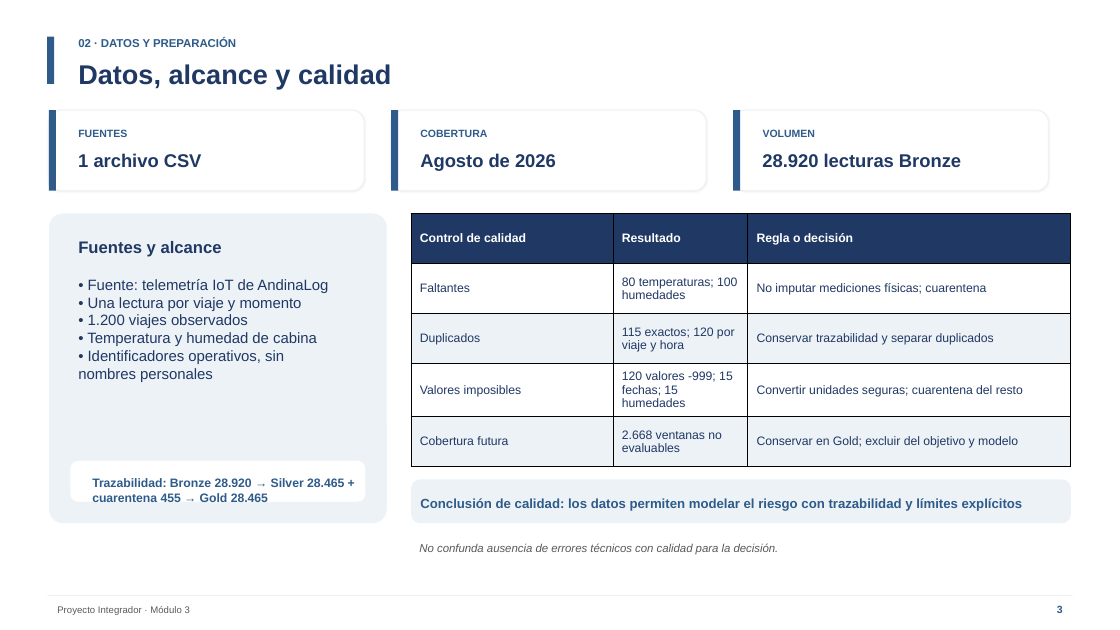
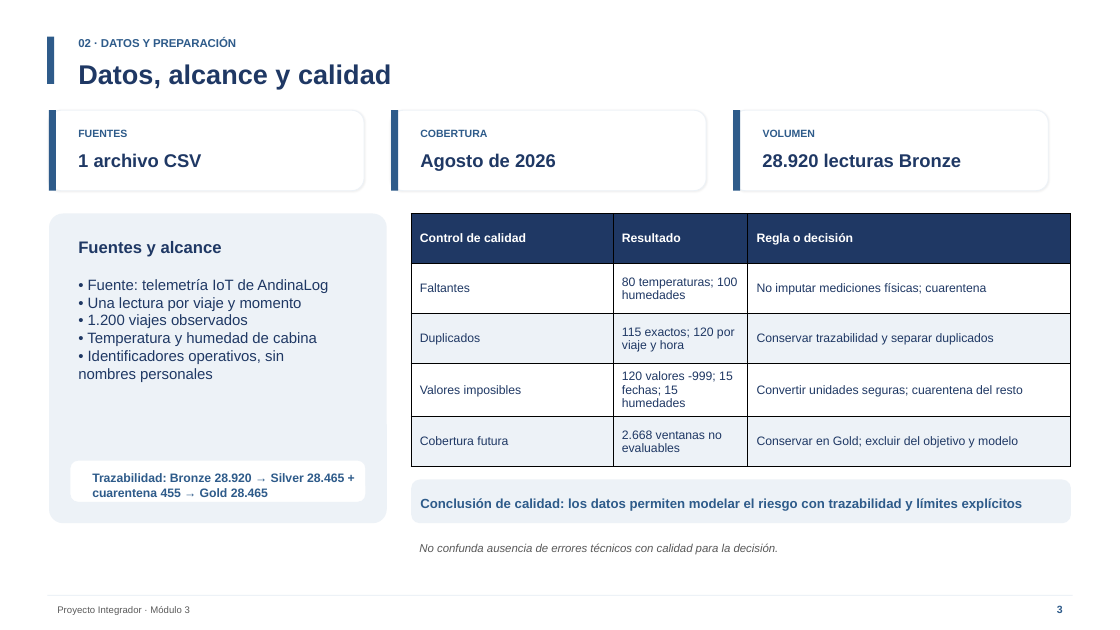
Before and after one commit to remrodri/practicasNotebookColab, a slide deck: slide 3 of proyecto-integradorV3/06-Documentacion/Presentacion_Final_AndinaLog_03B.pptx. Drawn at 1120x630 pixels with LibreOffice and Linux fonts; fonts in the diff are those of the drawing. Boxes give left, top, right and bottom in pixels: in the first picture for what was removed or moved away, otherwise in the second. Text is boxed around its words. In the diff, an @@ line names an element or a change of style, - is before the commit and + after.

```diff
--- a/proyecto-integradorV3/06-Documentacion/Presentacion_Final_AndinaLog_03B.pptx
+++ b/proyecto-integradorV3/06-Documentacion/Presentacion_Final_AndinaLog_03B.pptx
@@ text "Trazabilidad: Bronze 28.920 → Silver ...": place and size @@
-text "Trazabilidad: Bronze 28.920 → Silver ..." at bbox=[92, 478, 344, 502]
+text "Trazabilidad: Bronze 28.920 → Silver ..." at bbox=[92, 473, 344, 497]
```
Also in this commit, not shown: 8 other slides changed, 1 slide added, 1 slide removed, 3 other files.
